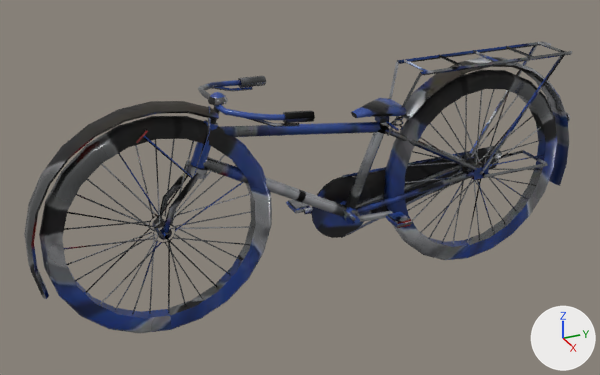
Renders of the glTF model nostalgia/assets3d/bsa_cycle.glb from each side of a commit.
Both versions are drawn from a 50 mm camera at (18.03, -8.99, 12.33) aimed at (-0.32, -0.73, 3.16). Lighting does not change. The marker at lower right points along +X, +Y and +Z. The picture after the commit comes second. Vertices at exactly the same position are counted once.

The first picture shows 'bsa_cycle'.
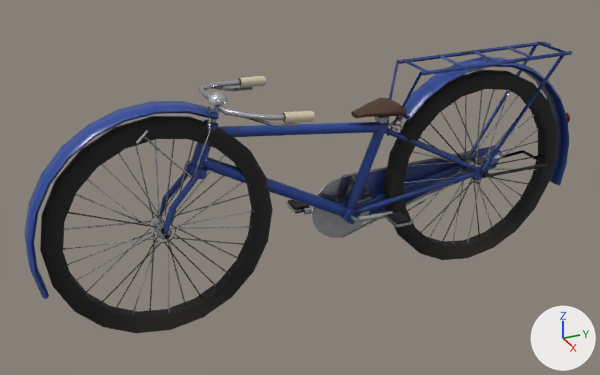
Edits to the bpy script that builds the scene:
```text
Change me_bsa_cycle:
    used by ob_bsa_cycle; location = (0.0, 0.0, 0.0)
    remove me_bsa_cycle.from_pydata(...)  # 2283 vertices, 3762 faces; spans x -1.6..1.6, y -7.8..7.8, z 0.0..6.4
    add me_bsa_cycle.from_pydata(...)  # 2173 vertices, 3278 faces; spans x -1.6..1.6, y -7.8..7.8, z 0.0..6.4
    me_bsa_cycle part 1: 101 vertices moved from x -0.2..0.2, y 2.0..7.2, z 0.1..5.7 to x -0.2..0.2, y 1.8..7.4, z 0.1..5.7; 207 vertices removed from x -0.5..0.5, y 1.7..7.5, z 0.3..5.5; 121 vertices added at x -0.2..0.2, y 1.7..7.5, z 0.4..5.4
    me_bsa_cycle part 2: 101 vertices moved from x -0.2..0.2, y -7.2..-2.0, z 0.1..5.7 to x -0.2..0.2, y -7.4..-1.8, z 0.1..5.7; 144 vertices removed from x -0.2..0.2, y -7.5..-1.7, z 0.3..5.5; 120 vertices added at x -0.2..0.2, y -7.5..-1.7, z 0.4..5.4
    me_bsa_cycle part 3: 2542 kept faces spanning x -1.6..1.6, y -7.8..7.8, z 0.0..6.4 get new texture (UV) coordinates
```

Changed parts and their boxes [x1, y1, x2, y2] in the pictures (600 x 375 px; the box of a moved part takes in the faces that stretch with it):
part 1 of me_bsa_cycle, moved or reshaped: before [384, 70, 558, 260]; after [384, 70, 557, 260]
part 2 of me_bsa_cycle, moved or reshaped: before [39, 116, 272, 333]; after [40, 116, 273, 333]
part 3 of me_bsa_cycle, surface changed: [24, 41, 573, 333] in both
